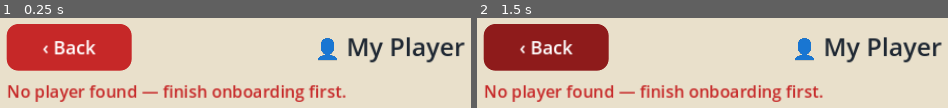
Above: before the commit, frames 1-2 (left to right).
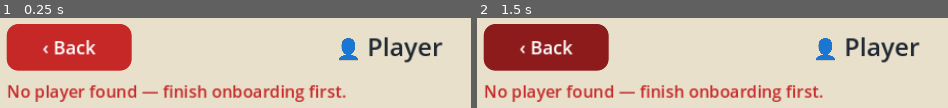
Above: after the commit, the same moments.

Repository: soomroaalim/Gully-Cricket-legends
Game: Godot game, scene res://scenes/player.tscn
The game is run twice, just before and just after one commit, with the same random seed, the same clock (stepped at 60 frames per second) and the same inputs. This scene is started directly instead of the project's main scene. Sound files missing from this copy of the repository are replaced by a short silence.
Inputs (mouse positions are in pixels of both pictures, inside the frame that each line leads up to):
- Up to frame 1 (0.25 s): no input
- Up to frame 2 (1.5 s): tap Enter at 0.5 s; move the mouse to (outside the picture) at 0.52 s; click (outside the picture) at 0.67 s; click "‹ Back" at 1.25 s

The runs differ from the first frame. In frame 1, 4.4% of the frame differs, in the area x 67-99%, y 21-50%; in frame 2, 4.4%.

Commit message:
feat: redesign main menu and integrate career team management

Diff:
--- a/scripts/ui/player.gd
+++ b/scripts/ui/player.gd
@@ -1,8 +1,49 @@
 extends Control
-## My Player: avatar, editable name, level/XP, effective stat bars,
-## equipment shortcuts, and free cosmetic kit colors.
+## Player profile (v1.2): shows one player — the user's own (default) or
+## a teammate via GameState.screen_params["player_id"].
+##
+## Own profile: rename, kit colors, equipment shortcuts, effective stat
+## bars, plus management buttons (Upgrade, Make Captain, Move Up/Down)
+## relocated here from the team screen.
+##
+## Teammate profile: identity card (no rename/kit), raw stat bars
+## (equipment is the user's only — never shown as the mate's),
+## management buttons, and a "Compare with me" button opening a
+## read-only side-by-side comparison overlay.
+##
+## Opening a profile never changes selection, captain, or lineup.
 
 var _name_edit: LineEdit
+var _overlay: Control = null
+var _compare_mate_id: String = ""
+var _compare_pick: OptionButton = null
+var _compare_host: VBoxContainer = null
+
+
+## Pure logic: side-by-side comparison rows. Missing keys are safe
+## (leader "na", no crash). leader: "user" / "mate" / "tie" / "na".
+static func compare_rows(user: Dictionary, mate: Dictionary) -> Array:
+	var rows: Array = []
+	var defs: Array = [
+		["overall", "Overall"], ["batting", "Batting"], ["bowling", "Bowling"],
+		["fielding", "Fielding"], ["level", "Level"],
+	]
+	for d in defs:
+		var key: String = str(d[0])
+		var row := {"key": key, "label": str(d[1]), "uval": 0, "mval": 0, "leader": "na"}
+		if user.has(key) and mate.has(key):
+			var u: int = int(user.get(key, 0))
+			var m: int = int(mate.get(key, 0))
+			row["uval"] = u
+			row["mval"] = m
+			if u > m:
+				row["leader"] = "user"
+			elif m > u:
+				row["leader"] = "mate"
+			else:
+				row["leader"] = "tie"
+		rows.append(row)
+	return rows
 
 
 func _ready() -> void:
@@ -10,11 +51,25 @@
 
 
 func _notification(what: int) -> void:
-	if what == NOTIFICATION_WM_GO_BACK_REQUEST:
-		Router.back()
+	if what != NOTIFICATION_WM_GO_BACK_REQUEST:
+		return
+	if _overlay != null:
+		_close_overlay()
+		return
+	Router.back()
+
+
+func _viewed_player() -> Dictionary:
+	var pid: String = str(GameState.screen_params.get("player_id", ""))
+	if pid != "":
+		for p in SaveSystem.data.get("team", []):
+			if p is Dictionary and str(p.get("id", "")) == pid:
+				return p
+	return GCLUI.user_player()
 
 
 func _refresh() -> void:
+	_close_overlay()
 	GCLUI.clear(self)
 	_build()
 
@@ -31,12 +86,15 @@
 	var root := VBoxContainer.new()
 	root.add_theme_constant_override("separation", 10)
 	margin.add_child(root)
-	GCLUI.screen_head(root, "👤 My Player", func() -> void: Router.back())
-
-	var p: Dictionary = GCLUI.user_player()
+
+	var p: Dictionary = _viewed_player()
 	if p.is_empty():
+		GCLUI.screen_head(root, "👤 Player", func() -> void: Router.back())
 		root.add_child(ThemeHelpers.body_label("No player found — finish onboarding first.", 20, ThemeHelpers.RED))
 		return
+	var is_user: bool = bool(p.get("is_user", false))
+	var title := "👤 My Player" if is_user else "👤 %s" % str(p.get("name", "?"))
+	GCLUI.screen_head(root, title, func() -> void: Router.back())
 
 	var scroll := ScrollContainer.new()
 	scroll.size_flags_vertical = Control.SIZE_EXPAND_FILL
@@ -46,33 +104,56 @@
 	body.size_flags_horizontal = Control.SIZE_EXPAND_FILL
 	scroll.add_child(body)
 
-	# Identity card.
+	_build_identity(body, p, is_user)
+	_build_stats(body, p, is_user)
+	if is_user:
+		_build_equipment(body)
+		_build_kit(body, p)
+	_build_management(body, p, is_user)
+	if not is_user:
+		var cmp := GCLUI.fx(ThemeHelpers.make_button("⚖  Compare with me"))
+		cmp.pressed.connect(_open_compare.bind(str(p.get("id", ""))))
+		body.add_child(cmp)
+
+	# Test/review hook: open the comparison straight away.
+	if not is_user and bool(GameState.screen_params.get("show_compare", false)):
+		_open_compare.call_deferred(str(p.get("id", "")))
+
+
+# ------------------------------------------------------------- cards --
+func _build_identity(body: VBoxContainer, p: Dictionary, is_user: bool) -> void:
 	var card := ThemeHelpers.make_panel(Vector2(0, 0))
 	body.add_child(card)
 	var top := HBoxContainer.new()
 	top.add_theme_constant_override("separation", 16)
 	top.alignment = BoxContainer.ALIGNMENT_BEGIN
 	card.add_child(top)
-	var av := ThemeHelpers.title_label(GCLUI.avatar_emoji(int(p.get("avatar", 0))), 72, ThemeHelpers.INK)
-	top.add_child(av)
+	var name: String = str(p.get("name", "?"))
+	var jersey := Color(str(GCLUI.COSMETIC_COLORS[absi(int(p.get("jersey", 0))) % GCLUI.COSMETIC_COLORS.size()]))
+	top.add_child(MenuArt.AvatarMedallion.new(name.left(1).to_upper(), jersey))
 	var idcol := VBoxContainer.new()
 	idcol.add_theme_constant_override("separation", 6)
 	idcol.size_flags_horizontal = Control.SIZE_EXPAND_FILL
 	top.add_child(idcol)
-	var namerow := HBoxContainer.new()
-	namerow.add_theme_constant_override("separation", 8)
-	idcol.add_child(namerow)
-	_name_edit = LineEdit.new()
-	_name_edit.text = str(p.get("name", ""))
-	_name_edit.max_length = 16
-	_name_edit.custom_minimum_size = Vector2(0, 56)
-	_name_edit.size_flags_horizontal = Control.SIZE_EXPAND_FILL
-	_name_edit.add_theme_font_size_override("font_size", 24)
-	namerow.add_child(_name_edit)
-	var save_b := GCLUI.fx(ThemeHelpers.make_button("💾", 56.0))
-	save_b.custom_minimum_size = Vector2(90, 56)
-	save_b.pressed.connect(_on_save_name)
-	namerow.add_child(save_b)
+	if is_user:
+		var namerow := HBoxContainer.new()
+		namerow.add_theme_constant_override("separation", 8)
+		idcol.add_child(namerow)
+		_name_edit = LineEdit.new()
+		_name_edit.text = name
+		_name_edit.max_length = 16
+		_name_edit.custom_minimum_size = Vector2(0, 56)
+		_name_edit.size_flags_horizontal = Control.SIZE_EXPAND_FILL
+		_name_edit.add_theme_font_size_override("font_size", 24)
+		namerow.add_child(_name_edit)
+		var save_b := GCLUI.fx(ThemeHelpers.make_button("💾", 56.0))
+		save_b.custom_minimum_size = Vector2(90, 56)
+		save_b.pressed.connect(_on_save_name)
+		namerow.add_child(save_b)
+	else:
+		var nm := ThemeHelpers.title_label(name, 28, ThemeHelpers.INK)
+		nm.horizontal_alignment = HORIZONTAL_ALIGNMENT_LEFT
+		idcol.add_child(nm)
 	idcol.add_child(ThemeHelpers.body_label("Overall %d · Level %d" % [int(p.get("overall", 0)), int(p.get("level", 1))], 22, ThemeHelpers.INK))
 	# XP bar.
 	var lvl: int = int(p.get("level", 1))
@@ -94,18 +175,27 @@
 	xpbar.add_theme_stylebox_override("fill", xfill)
 	idcol.add_child(xpbar)
 
-	# Effective stats.
+
+func _build_stats(body: VBoxContainer, p: Dictionary, is_user: bool) -> void:
 	var scard := ThemeHelpers.make_panel(Vector2(0, 0))
 	body.add_child(scard)
 	var scol := ThemeHelpers.vbox(8)
 	scol.alignment = BoxContainer.ALIGNMENT_BEGIN
 	scard.add_child(scol)
-	scol.add_child(ThemeHelpers.title_label("📊 Stats (with gear)", 22, ThemeHelpers.RED))
-	var eff: Dictionary = Economy.effective_stats(p)
-	for key in GCLUI.STAT_KEYS:
-		scol.add_child(GCLUI.make_stat_bar(str(GCLUI.STAT_LABELS[key]), int(eff.get(key, p.get(key, 50)))))
-
-	# Equipment shortcuts.
+	if is_user:
+		scol.add_child(ThemeHelpers.title_label("📊 Stats (with gear)", 22, ThemeHelpers.RED))
+		var eff: Dictionary = Economy.effective_stats(p)
+		for key in GCLUI.STAT_KEYS:
+			scol.add_child(GCLUI.make_stat_bar(str(GCLUI.STAT_LABELS[key]), int(eff.get(key, p.get(key, 50)))))
+	else:
+		# Raw stats: equipment belongs to the user only, so it is never
+		# folded into a teammate's numbers.
+		scol.add_child(ThemeHelpers.title_label("📊 Stats", 22, ThemeHelpers.RED))
+		for key in GCLUI.STAT_KEYS:
+			scol.add_child(GCLUI.make_stat_bar(str(GCLUI.STAT_LABELS[key]), int(p.get(key, 50))))
+
+
+func _build_equipment(body: VBoxContainer) -> void:
 	var ecard := ThemeHelpers.make_panel(Vector2(0, 0))
 	body.add_child(ecard)
 	var ecol := ThemeHelpers.vbox(8)
@@ -124,7 +214,8 @@
 		b.pressed.connect(_open_shop_for.bind(cat))
 		ecol.add_child(b)
 
-	# Cosmetic kit colors (free).
+
+func _build_kit(body: VBoxContainer, p: Dictionary) -> void:
 	var ccard := ThemeHelpers.make_panel(Vector2(0, 0))
 	body.add_child(ccard)
 	var ccol := ThemeHelpers.vbox(8)
@@ -135,6 +226,195 @@
 		ccol.add_child(_swatch_row(str(pair[0]), str(pair[1]), p))
 
 
+## Management actions relocated from the team screen.
+func _build_management(body: VBoxContainer, p: Dictionary, is_user: bool) -> void:
+	var pid: String = str(p.get("id", ""))
+	var mcard := ThemeHelpers.make_panel(Vector2(0, 0))
+	body.add_child(mcard)
+	var mcol := ThemeHelpers.vbox(8)
+	mcol.alignment = BoxContainer.ALIGNMENT_BEGIN
+	mcard.add_child(mcol)
+	mcol.add_child(ThemeHelpers.title_label("⚙ Manage", 22, ThemeHelpers.RED))
+	var cost: int = Economy.upgrade_cost(p)
+	var up := GCLUI.fx(ThemeHelpers.make_button("⬆  Upgrade  (🪙%d)" % cost))
+	up.pressed.connect(_on_upgrade.bind(pid))
+	mcol.add_child(up)
+	var row := ThemeHelpers.hbox(10)
+	mcol.add_child(row)
+	var cap_b := GCLUI.fx(ThemeHelpers.make_button("⭐  Make Captain"))
+	cap_b.size_flags_horizontal = Control.SIZE_EXPAND_FILL
+	cap_b.pressed.connect(_on_make_captain.bind(pid))
+	row.add_child(cap_b)
+	var up_b := GCLUI.fx(ThemeHelpers.make_button("▲  Up"))
+	up_b.size_flags_horizontal = Control.SIZE_EXPAND_FILL
+	up_b.pressed.connect(_on_move.bind(pid, -1))
+	row.add_child(up_b)
+	var dn_b := GCLUI.fx(ThemeHelpers.make_button("▼  Down"))
+	dn_b.size_flags_horizontal = Control.SIZE_EXPAND_FILL
+	dn_b.pressed.connect(_on_move.bind(pid, 1))
+	row.add_child(dn_b)
+	if not is_user:
+		mcol.add_child(ThemeHelpers.body_label(
+			"Kit colors and equipment are yours only — they stay on your profile.", 16, ThemeHelpers.MUTED))
+
+
+# --------------------------------------------------------- comparison -
+func _open_compare(mate_id: String) -> void:
+	_close_overlay()
+	_compare_mate_id = mate_id
+	var panel := ThemeHelpers.make_panel(Vector2(640, 0))
+	var col := ThemeHelpers.vbox(8)
+	col.alignment = BoxContainer.ALIGNMENT_BEGIN
+	panel.add_child(col)
+	col.add_child(ThemeHelpers.title_label("⚖ Player Comparison", 26, ThemeHelpers.RED))
+
+	var user: Dictionary = GCLUI.user_player()
+	var mates: Array = []
+	for p in SaveSystem.data.get("team", []):
+		if p is Dictionary and not bool(p.get("is_user", false)):
+			mates.append(p)
+	if mates.is_empty():
+		col.add_child(ThemeHelpers.body_label("Recruit teammates to compare.", 20, ThemeHelpers.MUTED))
+	else:
+		var pick := OptionButton.new()
+		pick.custom_minimum_size = Vector2(0, 56)
+		for m in mates:
+			pick.add_item(str(m.get("name", "?")))
+			pick.set_item_metadata(pick.item_count - 1, str(m.get("id", "")))
+		var sel := 0
+		for i in mates.size():
+			if str(mates[i].get("id", "")) == mate_id:
+				sel = i
+		pick.selected = sel
+		pick.item_selected.connect(_on_compare_pick)
+		col.add_child(pick)
+		_compare_pick = pick
+		var rows_host := VBoxContainer.new()
+		rows_host.add_theme_constant_override("separation", 6)
+		col.add_child(rows_host)
+		_compare_host = rows_host
+		_fill_compare_rows(rows_host, user, mates[sel])
+
+	var close := GCLUI.fx(ThemeHelpers.make_button("✖  Close"))
+	close.pressed.connect(_close_overlay)
+	col.add_child(close)
+	_overlay = GCLUI.make_overlay(panel)
+	add_child(_overlay)
+
+
+func _on_compare_pick(idx: int) -> void:
+	if _compare_pick == null or _compare_host == null:
+		return
+	var mate_id: String = str(_compare_pick.get_item_metadata(idx))
+	var mate: Dictionary = {}
+	for p in SaveSystem.data.get("team", []):
+		if p is Dictionary and str(p.get("id", "")) == mate_id:
+			mate = p
+			break
+	if mate.is_empty():
+		return
+	_compare_mate_id = mate_id
+	_fill_compare_rows(_compare_host, GCLUI.user_player(), mate)
+
+
+func _compare_dicts(user: Dictionary, mate: Dictionary) -> Array:
+	# User: effective stats (their gear counts). Mate: raw stats.
+	var eff: Dictionary = Economy.effective_stats(user)
+	var u := {
+		"overall": int(user.get("overall", 0)), "level": int(user.get("level", 1)),
+		"batting": int(eff.get("batting", 0)), "bowling": int(eff.get("bowling", 0)),
+		"fielding": int(eff.get("fielding", 0)),
+	}
+	var m := {
+		"overall": int(mate.get("overall", 0)), "level": int(mate.get("level", 1)),
+		"batting": int(mate.get("batting", 0)), "bowling": int(mate.get("bowling", 0)),
+		"fielding": int(mate.get("fielding", 0)),
+	}
+	return [u, m]
+
+
+func _fill_compare_rows(host: VBoxContainer, user: Dictionary, mate: Dictionary) -> void:
+	GCLUI.clear(host)
+	# Header row: labels for the two columns.
+	var hrow := HBoxContainer.new()
+	hrow.add_theme_constant_override("separation", 10)
+	host.add_child(hrow)
+	var pad := Control.new()
+	pad.custom_minimum_size = Vector2(96, 0)
+	pad.mouse_filter = Control.MOUSE_FILTER_IGNORE
+	hrow.add_child(pad)
+	var uh := ThemeHelpers.body_label("You", 18, ThemeHelpers.MUTED)
+	uh.size_flags_horizontal = Control.SIZE_EXPAND_FILL
+	uh.horizontal_alignment = HORIZONTAL_ALIGNMENT_CENTER
+	hrow.add_child(uh)
+	var mh := ThemeHelpers.body_label(str(mate.get("name", "?")), 18, ThemeHelpers.MUTED)
+	mh.size_flags_horizontal = Control.SIZE_EXPAND_FILL
+	mh.horizontal_alignment = HORIZONTAL_ALIGNMENT_CENTER
+	hrow.add_child(mh)
+
+	var dicts: Array = _compare_dicts(user, mate)
+	for row in compare_rows(dicts[0], dicts[1]):
+		host.add_child(_compare_row(row))
+
+
+## One comparison row: label, user value+bar, mate value+bar.
+## The leader is marked with "▲" and a bold value label (never color alone);
+## ties show "=".
+func _compare_row(row: Dictionary) -> HBoxContainer:
+	var h := HBoxContainer.new()
+	h.add_theme_constant_override("separation", 10)
+	h.alignment = BoxContainer.ALIGNMENT_BEGIN
+	var lab := ThemeHelpers.body_label(str(row.get("label", "")), 18, ThemeHelpers.MUTED)
+	lab.custom_minimum_size = Vector2(96, 0)
+	h.add_child(lab)
+	var leader: String = str(row.get("leader", "na"))
+	h.add_child(_compare_cell(int(row.get("uval", 0)), leader == "user", leader == "tie"))
+	h.add_child(_compare_cell(int(row.get("mval", 0)), leader == "mate", leader == "tie"))
+	return h
+
+
+func _compare_cell(value: int, is_leader: bool, is_tie: bool) -> VBoxContainer:
+	var cell := VBoxContainer.new()
+	cell.add_theme_constant_override("separation", 2)
+	cell.size_flags_horizontal = Control.SIZE_EXPAND_FILL
+	var mark := ""
+	if is_leader:
+		mark = "▲ "
+	elif is_tie:
+		mark = "= "
+	var lab := ThemeHelpers.body_label("%s%d" % [mark, value], 20, ThemeHelpers.INK)
+	lab.horizontal_alignment = HORIZONTAL_ALIGNMENT_CENTER
+	if is_leader:
+		_bold(lab)
+	cell.add_child(lab)
+	var bar := ProgressBar.new()
+	bar.min_value = 0
+	bar.max_value = 99
+	bar.value = value
+	bar.show_percentage = false
+	bar.custom_minimum_size = Vector2(0, 12)
+	var bg := StyleBoxFlat.new()
+	bg.bg_color = Color(0, 0, 0, 0.18)
+	bg.set_corner_radius_all(6)
+	var fill := StyleBoxFlat.new()
+	fill.bg_color = ThemeHelpers.GREEN if value >= 60 else (ThemeHelpers.GOLD if value >= 40 else ThemeHelpers.RED)
+	fill.set_corner_radius_all(6)
+	bar.add_theme_stylebox_override("background", bg)
+	bar.add_theme_stylebox_override("fill", fill)
+	cell.add_child(bar)
+	return cell
+
+
+## Genuine bold (FontVariation embolden) — the leader is never marked
+## by color alone.
+func _bold(lab: Label) -> void:
+	var fv := FontVariation.new()
+	fv.base_font = ThemeDB.fallback_font
+	fv.variation_embolden = 0.8
+	lab.add_theme_font_override("font", fv)
+
+
+# ------------------------------------------------------------- actions -
 func _on_save_name() -> void:
 	var p: Dictionary = GCLUI.user_player()
 	if p.is_empty():
@@ -147,6 +427,46 @@
 	SaveSystem.data["player_name"] = n
 	SaveSystem.save_game()
 	AudioMan.play("coin")
+
+
+func _player_by_id(pid: String) -> Dictionary:
+	for p in SaveSystem.data.get("team", []):
+		if p is Dictionary and str(p.get("id", "")) == pid:
+			return p
+	return {}
+
+
+func _on_upgrade(pid: String) -> void:
+	var p: Dictionary = _player_by_id(pid)
+	if p.is_empty():
+		return
+	if Economy.upgrade_player(pid):
+		AudioMan.play("coin")
+		SaveSystem.save_game()
+		_refresh()
+	else:
+		AudioMan.play("loss")
+
+
+func _on_make_captain(pid: String) -> void:
+	SaveSystem.data["captain_id"] = pid
+	SaveSystem.save_game()
+	AudioMan.play("unlock")
+	_refresh()
+
+
+func _on_move(pid: String, dir: int) -> void:
+	var lineup: Array = SaveSystem.data.get("lineup", [])
+	var i: int = lineup.find(pid)
+	var j: int = i + dir
+	if i < 0 or j < 0 or j >= lineup.size():
+		return
+	var tmp: Variant = lineup[i]
+	lineup[i] = lineup[j]
+	lineup[j] = tmp
+	SaveSystem.data["lineup"] = lineup
+	SaveSystem.save_game()
+	_refresh()
 
 
 func _open_shop_for(category: String) -> void:
@@ -190,3 +510,9 @@
 	p[key] = idx
 	SaveSystem.save_game()
 	_refresh()
+
+
+func _close_overlay() -> void:
+	if _overlay != null:
+		_overlay.queue_free()
+		_overlay = null
--- a/tests/screenshot.gd
+++ b/tests/screenshot.gd
@@ -33,6 +33,15 @@
 	_frames += 1
 	var cap: Dictionary = _captures[_idx]
 	if _frames >= int(cap["wait"]):
+		# Optional: scroll the screen's ScrollContainer to the bottom a few
+		# frames before shooting, so below-fold sections get inspected.
+		if bool(cap.get("scroll_bottom", false)) and not bool(cap.get("_scrolled", false)):
+			cap["_scrolled"] = true
+			var sc := _find_scroll(current_scene)
+			if sc != null:
+				sc.scroll_vertical = int(sc.get_v_scroll_bar().max_value)
+			_frames = int(cap["wait"]) - 3
+			return false
 		_shoot(str(cap["name"]))
 		_idx += 1
 		if _idx >= _captures.size():
@@ -57,6 +66,16 @@
 	Save.data["coins"] = 2000
 	Save.data["onboarding_done"] = true
 	Save.save_game()
+	# Seed the recent-results feed so the career hub shows real entries.
+	State.set("match_config", {})
+	var seed_res := {"player_won": true, "tied": false, "player_runs": 145,
+		"player_wickets": 6, "ai_runs": 140, "ai_wickets": 8,
+		"perf": {"sixes": 3, "fours": 8, "wickets": 2}}
+	Econ.finalize_match(seed_res.duplicate(true), "1v1", "EASY")
+	var seed_res2 := {"player_won": false, "tied": false, "player_runs": 110,
+		"player_wickets": 9, "ai_runs": 125, "ai_wickets": 5,
+		"perf": {"sixes": 1, "fours": 6, "wickets": 3}}
+	Econ.finalize_match(seed_res2.duplicate(true), "2v2", "NORMAL")
 	_captures = [
 		{"name": "onboarding", "scene": "res://scenes/onboarding.tscn",
 			"wait": 60, "setup": _setup_onboarding},
@@ -68,10 +87,16 @@
 			"wait": 300, "setup": _setup_match},
 		{"name": "result", "scene": "res://scenes/result.tscn",
 			"wait": 90, "setup": _setup_result},
-		{"name": "career_map", "scene": "res://scenes/career_map.tscn",
-			"wait": 60, "setup": _setup_none},
+		{"name": "career_hub", "scene": "res://scenes/career_map.tscn",
+			"wait": 60, "setup": _setup_none},
+		{"name": "career_hub_low", "scene": "res://scenes/career_map.tscn",
+			"wait": 60, "setup": _setup_none, "scroll_bottom": true},
 		{"name": "team", "scene": "res://scenes/team.tscn",
 			"wait": 60, "setup": _setup_none},
+		{"name": "player", "scene": "res://scenes/player.tscn",
+			"wait": 60, "setup": _setup_player_own},
+		{"name": "player_compare", "scene": "res://scenes/player.tscn",
+			"wait": 90, "setup": _setup_player_compare},
 		{"name": "shop", "scene": "res://scenes/shop.tscn",
 			"wait": 60, "setup": _setup_none},
 		{"name": "settings", "scene": "res://scenes/settings.tscn",
@@ -94,8 +119,30 @@
 	print("SHOTS: saved %s (%dx%d) err=%d" % [path, img.get_width(), img.get_height(), err])
 
 
+func _find_scroll(n: Node) -> ScrollContainer:
+	if n is ScrollContainer:
+		return n
+	for c in n.get_children():
+		var r := _find_scroll(c)
+		if r != null:
+			return r
+	return null
+
+
 func _setup_none() -> void:
-	pass
+	State.set("screen_params", {})
+
+
+func _setup_player_own() -> void:
+	var team: Array = Save.data["team"]
+	State.set("screen_params", {"player_id": str(team[0]["id"])})
+
+
+func _setup_player_compare() -> void:
+	# Teammate profile with the comparison overlay opened (via the real
+	# screen_params hook player.gd honors).
+	var team: Array = Save.data["team"]
+	State.set("screen_params", {"player_id": str(team[1]["id"]), "show_compare": true})
 
 
 func _setup_onboarding() -> void:
--- a/tests/test_runner.gd
+++ b/tests/test_runner.gd
@@ -62,6 +62,9 @@
 	_suite_economy()
 	_suite_save_roundtrip()
 	_suite_career()
+	_suite_compare_rows()
+	_suite_recent_results()
+	_suite_roster_integrity()
 
 
 # ---------------------------------------------------------------- suites ---
@@ -421,3 +424,83 @@
 		"career: final win -> champion")
 	var ts2: Dictionary = CareerA.tournament_state(tid)
 	_check(int(ts2.get("wins", 0)) == 2, "career: tournament record counts 2 wins")
+
+
+func _suite_compare_rows() -> void:
+	var PS = load("res://scripts/ui/player.gd")
+	var user := {"overall": 70, "batting": 65, "bowling": 40, "fielding": 50, "level": 3}
+	var mate := {"overall": 60, "batting": 65, "bowling": 45, "fielding": 48, "level": 3}
+	var rows: Array = PS.compare_rows(user, mate)
+	_check(rows.size() == 5, "compare: 5 rows (Overall, Batting, Bowling, Fielding, Level)")
+	var leaders := {}
+	for r in rows:
+		leaders[str(r.get("key", ""))] = str(r.get("leader", ""))
+		_check(r.has("key") and r.has("label") and r.has("uval") and r.has("mval") and r.has("leader"),
+			"compare: row has key/label/uval/mval/leader")
+	_check(leaders.get("overall") == "user", "compare: overall leader = user (70 > 60)")
+	_check(leaders.get("batting") == "tie", "compare: batting leader = tie (65 = 65)")
+	_check(leaders.get("bowling") == "mate", "compare: bowling leader = mate (45 > 40)")
+	_check(leaders.get("fielding") == "user", "compare: fielding leader = user (50 > 48)")
+	_check(leaders.get("level") == "tie", "compare: level leader = tie (3 = 3)")
+	var row0: Dictionary = rows[0]
+	_check(int(row0.get("uval", -1)) == 70 and int(row0.get("mval", -1)) == 60,
+		"compare: uval/mval carry the raw values")
+	# Missing attributes: leader "na", no crash.
+	var empty: Array = PS.compare_rows({}, {})
+	_check(empty.size() == 5, "compare: empty dicts still yield 5 rows")
+	var all_na := true
+	for r in empty:
+		if str(r.get("leader", "")) != "na":
+			all_na = false
+	_check(all_na, "compare: missing keys -> leader 'na' on every row")
+	var partial: Array = PS.compare_rows({"batting": 50}, {})
+	var pleaders := {}
+	for r in partial:
+		pleaders[str(r.get("key", ""))] = str(r.get("leader", ""))
+	_check(pleaders.get("batting") == "na" and pleaders.get("bowling") == "na",
+		"compare: one-sided dicts -> 'na' (no crash)")
+
+
+func _suite_recent_results() -> void:
+	Save.reset_game()
+	State.set("match_config", {})
+	var mk := func(won: bool, tied: bool, pr: int, pw: int, ar: int, aw: int) -> Dictionary:
+		return {"player_won": won, "tied": tied, "player_runs": pr,
+			"player_wickets": pw, "ai_runs": ar, "ai_wickets": aw,
+			"perf": {"sixes": 0, "fours": 0, "wickets": 0}}
+	# Old save without the key: finalize must still work (backward compat).
+	Save.data.erase("recent_results")
+	Econ.finalize_match(mk.call(true, false, 145, 6, 140, 8), "1v1", "EASY")
+	_check((Save.data.get("recent_results", []) as Array).size() == 1,
+		"results: key created on old saves missing recent_results")
+	# Push past the cap of 5.
+	Econ.finalize_match(mk.call(false, false, 100, 9, 120, 4), "2v2", "EASY")
+	Econ.finalize_match(mk.call(false, true, 90, 8, 90, 8), "1v1", "NORMAL")
+	Econ.finalize_match(mk.call(true, false, 160, 3, 150, 9), "5v5", "HARD")
+	Econ.finalize_match(mk.call(false, false, 80, 10, 130, 2), "gully6", "EASY")
+	Econ.finalize_match(mk.call(true, false, 200, 1, 199, 10), "1v1", "LEGEND")
+	var recent: Array = Save.data.get("recent_results", [])
+	_check(recent.size() == 5, "results: capped at 5 entries")
+	var first: Dictionary = recent[0]
+	_check(str(first.get("outcome", "")) == "W", "results: newest first (last match was a win)")
+	_check(str(first.get("line", "")) == "200/1 vs 199/10",
+		"results: score line format 'player/wkts vs ai/wkts'")
+	_check(str(first.get("mode", "")) == "1v1", "results: mode recorded")
+	var outcomes: Array = []
+	for r in recent:
+		outcomes.append(str(r.get("outcome", "")))
+	_check(outcomes == ["W", "L", "W", "T", "L"],
+		"results: W/L/T outcomes recorded in newest-first order")
+
+
+func _suite_roster_integrity() -> void:
+	Save.reset_game()
+	Save.data["team"] = GCLPlayers.make_starter_team("Tester", 0)
+	var count := 0
+	for p in Save.data["team"]:
+		if p is Dictionary and bool(p.get("is_user", false)):
+			count += 1
+	_check(count == 1, "roster: exactly one is_user in the starter team")
+	var user: Dictionary = GCLUI.user_player()
+	_check(not user.is_empty() and bool(user.get("is_user", false)),
+		"roster: GCLUI.user_player() resolves the single is_user player")
Not shown, changed: TEST_REPORT.md
